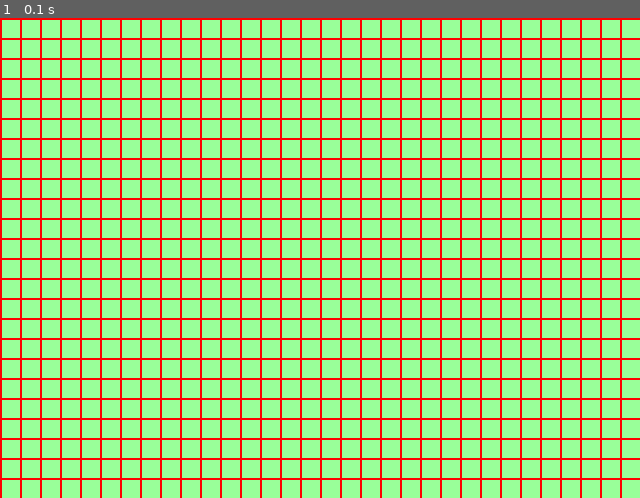
Above: before the commit, frame 1.
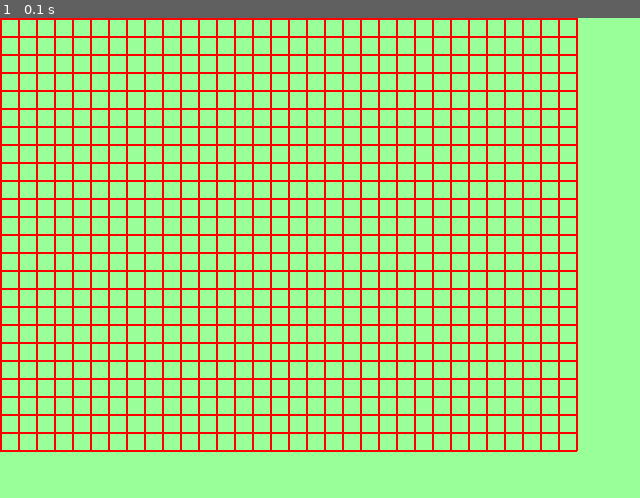
Above: after the commit, the same moment.

Repository: rainertamm/pygame-harjutused
Game: pygame game, started from Ülesanne 3 Tsüklid ja funktsioonid/Tsüklid ja funktsioonid.py
The game is run twice, just before and just after one commit, with the same random seed, the same clock (stepped at 60 frames per second) and the same inputs.
Inputs:
- Up to frame 1 (0.1 s): no input

The runs differ from the first frame. In frame 1, 29% of the frame differs, in the area x 0-100%, y 0-100%.

Commit message:
Uuendatud versioon

Diff:
--- /dev/null
+++ b/Objektide animeerimine/Objektide animeerimine.py
@@ -0,0 +1,94 @@
+import pygame
+import sys
+import random
+
+pygame.init()
+
+# --- 1. SEADED JA PILTIDE LAADIMINE ---
+screenX = 640
+screenY = 480
+screen = pygame.display.set_mode([screenX, screenY])
+pygame.display.set_caption("Autode animatsioon ja skoor")
+clock = pygame.time.Clock()
+
+# Värv teksti jaoks
+MUST = [0, 0, 0]
+
+# Piltide laadimine
+taust = pygame.image.load("bg_rally.jpg")
+punane_auto = pygame.image.load("f1_red.png")
+sinine_auto = pygame.image.load("f1_blue.png")
+
+# --- 2. MUUTUJAD JA ALGSEADED ---
+# Punase auto asukoht (alla keskele)
+punane_laius = punane_auto.get_rect().width
+punane_x = (screenX / 2) - (punane_laius / 2)  # Keskel
+punane_y = 380
+
+# Skoori muutuja
+skoor = 0
+# Fondi seadistamine skoori jaoks
+font = pygame.font.SysFont("Arial", 36)
+
+# Siniste autode massiivi loomine (hoiame koordinaate ja kiirust)
+# Õppematerjali eeskujul: coords = [[x, y, kiirus], [x, y, kiirus], ...]
+sinised_autod = []
+
+# Loome alguses näiteks 3 sinist autot suvalistesse kohtadesse
+for i in range(3):
+    # Autod jäävad tee vahemikku (tee x on umbes 150 kuni 450 vahel, sõltub pildist)
+    x = random.randint(150, 450)
+    # Alustavad erinevatelt kõrgustelt (isegi ekraanist kõrgemal, et kohe kõik korraga ei tuleks)
+    y = random.randint(-400, -50)
+    # Suvaline kiirus
+    kiirus = random.randint(2, 5)
+
+    # Lisame auto andmed listi
+    sinised_autod.append([x, y, kiirus])
+
+# --- 3. PEATSÜKKEL ---
+gameover = False
+while not gameover:
+    clock.tick(60)  # 60 kaadrit sekundis
+
+    # Ristist sulgemise kontroll
+    for event in pygame.event.get():
+        if event.type == pygame.QUIT:
+            sys.exit()
+
+    # --- 4. GRAAFIKA JOONISTAMINE JA LOOGIKA ---
+
+    # 4.1. Tausta joonistamine (see kustutab eelmise kaadri)
+    screen.blit(taust, (0, 0))
+
+    # 4.2. Punase auto joonistamine
+    screen.blit(punane_auto, (punane_x, punane_y))
+
+    # 4.3. Siniste autode animatsioon ja loogika
+    for i in range(len(sinised_autod)):
+        # Joonistame sinise auto tema [x, y] koordinaatidele
+        screen.blit(sinine_auto, (sinised_autod[i][0], sinised_autod[i][1]))
+
+        # Liigutame autot allapoole vastavalt tema kiirusele
+        # sinised_autod[i][1] on y-koordinaat, sinised_autod[i][2] on kiirus
+        sinised_autod[i][1] += sinised_autod[i][2]
+
+        # Kui sinine auto jõuab ekraani alla
+        if sinised_autod[i][1] > screenY:
+            skoor += 1  # Lisame skoori!
+
+            # Saadame auto uuesti üles ja muudame x-asukohta
+            sinised_autod[i][1] = random.randint(-200, -50)  # y-asukoht üleval
+            sinised_autod[i][0] = random.randint(150, 450)  # Uus x-asukoht teel
+            sinised_autod[i][2] = random.randint(2, 5)  # Uus suvaline kiirus
+
+    # 4.4. Skoori kuvamine
+    # Teisendame arvu tekstiks: str(skoor)
+    skoor_tekst = font.render("Skoor: " + str(skoor), True, MUST)
+    # Joonistame teksti ekraanile (üles vasakule nurka)
+    screen.blit(skoor_tekst, (10, 10))
+
+    # --- 5. EKRAANI UUENDAMINE ---
+    pygame.display.flip()
+
+pygame.quit()
--- a/Ülesanne 3 Tsüklid ja funktsioonid/Tsüklid ja funktsioonid.py
+++ b/Ülesanne 3 Tsüklid ja funktsioonid/Tsüklid ja funktsioonid.py
@@ -4,7 +4,7 @@
 pygame.init()
 
 # 1. Värvid
-L_GREEN = [153, 255, 153] # Taustavärv (nagu pildil)
+L_GREEN = [153, 255, 153] # Taustavärv
 RED = [255, 0, 0]         # Joone värv
 
 # 2. Ekraani seaded
@@ -17,7 +17,7 @@
 # 3. Funktsioon ruudustiku joonistamiseks
 def joonista_ruudustik(ruudu_suurus, ridade_arv, veergude_arv, joone_varv):
 
-    joone_paksus = 2 # Pildil tunduvad jooned veidi paksemad kui 1 piksel
+    joone_paksus = 2
 
     # Joonistame horisontaalsed jooned (read)
     # Alustame 0-st ja lisame ühe rea võrra juurde, et ka alumine joon joonistuks
@@ -39,7 +39,7 @@
 # 4. Kutsun funktsiooni välja erinevate parameetritega
 # Pildil tundub ruudu suurus olevat umbes 20-30 pikslit.
 # Nii täidame kogu ekraani.
-joonista_ruudustik(20, 24, 32, RED)
+joonista_ruudustik(18, 24, 32, RED)
 
 pygame.display.flip()
 
Binary file added: Objektide animeerimine/bg_rally.jpg
Binary file added: Objektide animeerimine/f1_blue.png
Binary file added: Objektide animeerimine/f1_red.png
